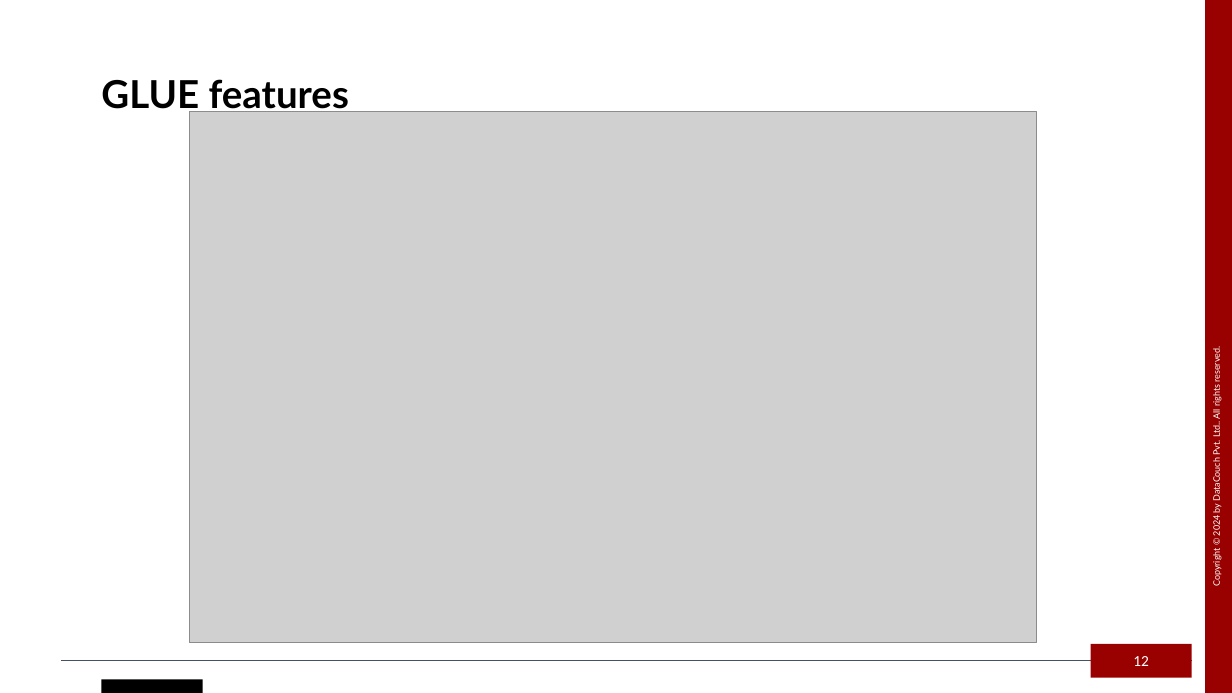
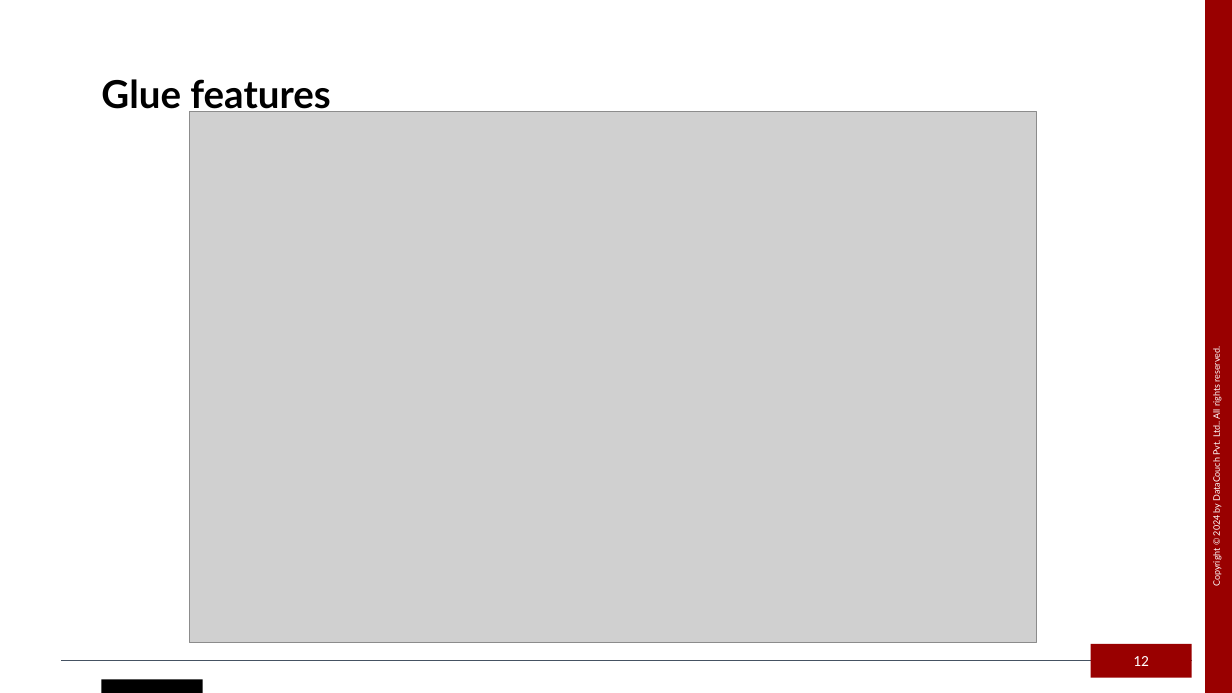
Before and after one commit to datacouch-io/aws-training-glue-redshift-athena-dms-quicksight, a slide deck: slide 12 of Slides/AWS GLUE_v1.pptx. Drawn at 1232x693 pixels with LibreOffice and Linux fonts; fonts in the diff are those of the drawing; grey boxes stand for pictures. Boxes give left, top, right and bottom in pixels: in the first picture for what was removed or moved away, otherwise in the second. Text is boxed around its words. In the diff, an @@ line names an element or a change of style, - is before the commit and + after.

```diff
--- a/Slides/AWS GLUE_v1.pptx
+++ b/Slides/AWS GLUE_v1.pptx
@@ text at (101,79,330,115): text changed @@
-GLUE features
+Glue features
```
Also in this commit, not shown: 10 other slides changed, 1 other file.
